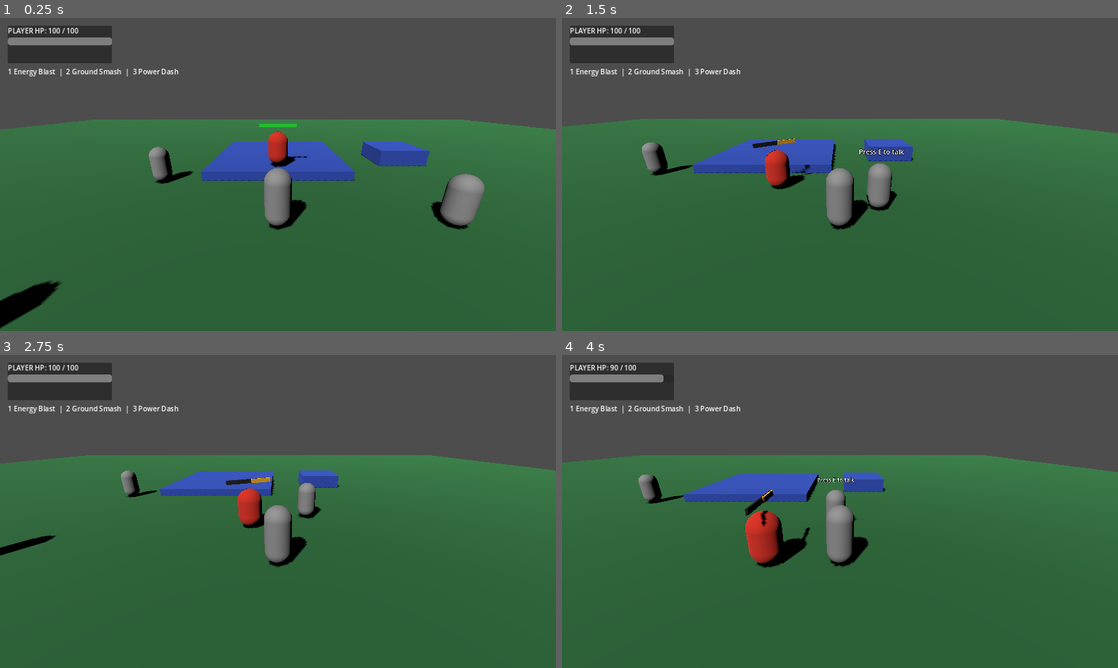
Above: before the commit, frames 1-4 (two rows, left to right).
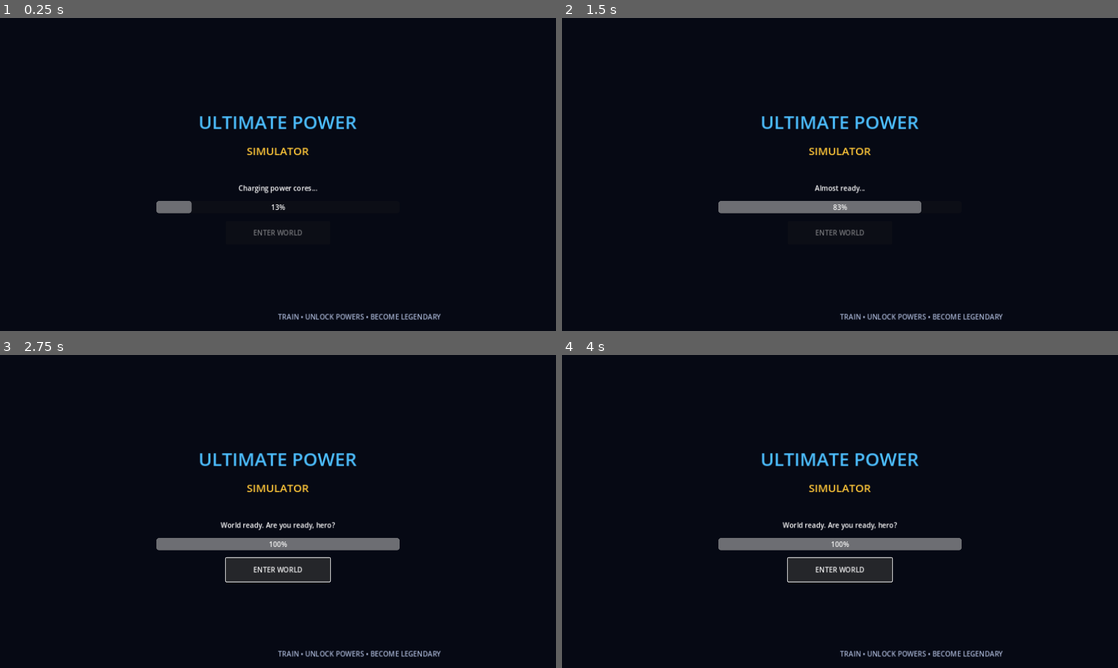
Above: after the commit, the same moments.

Repository: arasamuthu7-maker/Ultimate-Power-
Game: Godot game, scene res://LoadingScreen.tscn
The game is run twice, just before and just after one commit, with the same random seed, the same clock (stepped at 60 frames per second) and the same inputs. Before the commit the project starts from res://Main.tscn.
Inputs (mouse positions are in pixels of both pictures, inside the frame that each line leads up to):
- Up to frame 1 (0.25 s): no input
- Up to frame 2 (1.5 s): tap Enter at 0.5 s; hold Right (ui_right) 0.53-1.28 s; tap 1 at 0.6 s; hold Down (ui_down) from 1.28 s (still down); tap 2 at 1.35 s
- Up to frame 3 (2.75 s): release Down (ui_down) at 2 s; click (278, 570) at 2 s, where only the run after the commit has a clickable "ENTER WORLD"
- Up to frame 4 (4 s): click (840, 570) at 2.75 s, where only the run after the commit has a clickable "ENTER WORLD"; tap Space at 3.5 s; hold Right (ui_right) from 3.53 s (still down); tap 3 at 3.6 s

The runs differ from the first frame. In frame 1, 99% of the frame differs, in the area x 0-100%, y 0-100%; in frame 2, 99%; in frame 3, 99%; in frame 4, 99%.

Commit message:
Set loading screen as startup scene

Diff:
--- a/project.godot
+++ b/project.godot
@@ -5,7 +5,7 @@
 
 [application]
 config/name="Ultimate Power Simulator"
-run/main_scene="res://Main.tscn"
+run/main_scene="res://LoadingScreen.tscn"
 
 [display]
 window/size/viewport_width=1280
